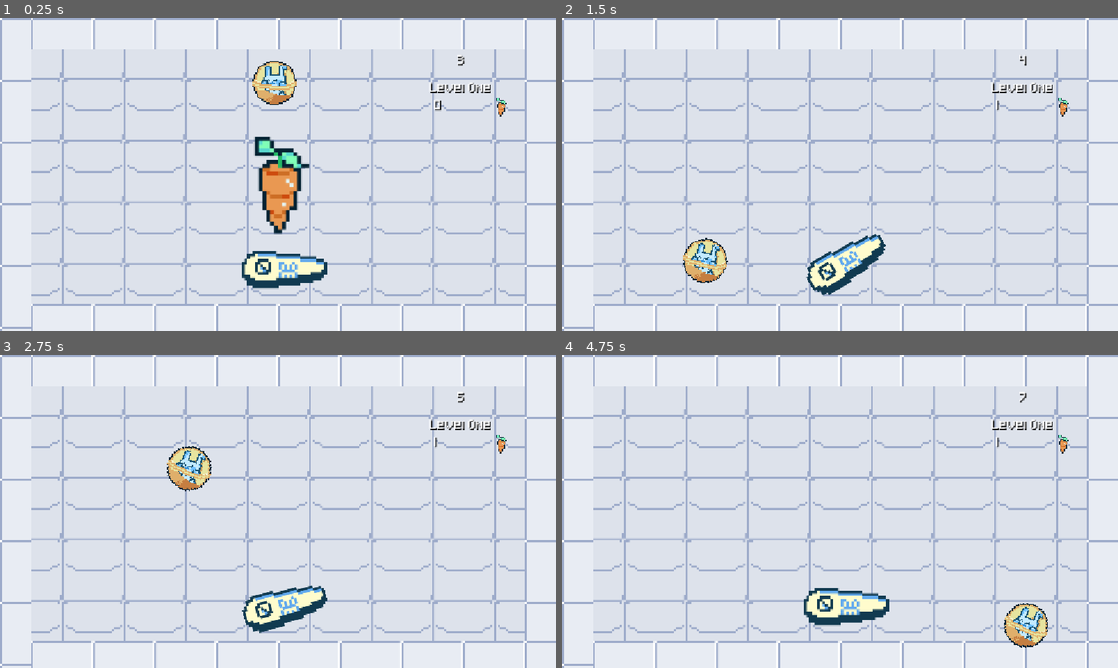
Above: before the commit, frames 1-4 (two rows, left to right).
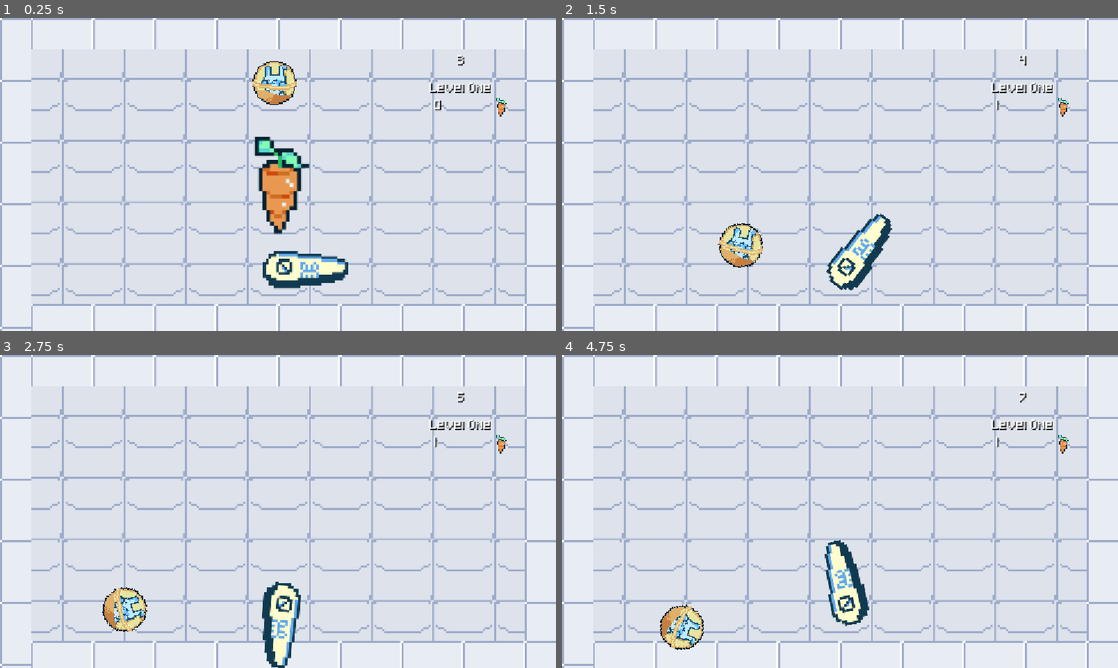
Above: after the commit, the same moments.

Repository: Junoholic/Bounce-Back-Project
Game: Godot game, scene res://main.tscn
Same seed, same stepped clock (60 frames per second), same inputs: the game is played once before the commit and once after it.
Inputs:
- Up to frame 1 (0.25 s): no input
- Up to frame 2 (1.5 s): hold D (move_right) 0.53-1.28 s; hold 1 (paddle 1) 0.53-1.28 s; hold A (move_left) from 1.28 s (still down); tap 1 (paddle 1) at 1.35 s
- Up to frame 3 (2.75 s): release A (move_left) at 2.03 s; hold D (move_right) from 2.03 s (still down); hold 1 (paddle 1) from 2.03 s (still down)
- Up to frame 4 (4.75 s): release 1 (paddle 1) at 2.78 s; tap 1 (paddle 1) at 2.85, 4.35 s; release D (move_right) at 3.53 s; hold 1 (paddle 1) 3.53-4.28 s; hold A (move_left) from 3.53 s (still down)

The runs differ from the first frame. In frame 1, 1.6% of the frame differs, in the area x 43-63%, y 74-87%; in frame 2, 3.3%; in frame 3, 3.8%; in frame 4, 3.9%, in the area x 17-88%, y 59-95%.

Commit message:
paddle

Diff:
--- a/pinbounce/Paddle.gd
+++ b/pinbounce/Paddle.gd
@@ -3,14 +3,14 @@
 var cooldown
 var baseposition
 var rotationMult = 8
-var length = 0.2
-var pivotDistance = -50
+var length = 10.2
+var pivotDistance = 0
 var rot
 
 # Called when the node enters the scene tree for the first time.
 func _ready() -> void:
 	cooldown = 0
-	baseposition = get_parent().position
+	baseposition = position
 	pass # Replace with function body.
 
 
@@ -31,7 +31,7 @@
 			rot = -rotationMult * cooldown
 
 		rotation = rot
+		#get_parent().position = baseposition + Vector2(pivotDistance * (1 - cos(rot)), -pivotDistance * sin(rot))
 		cooldown -= delta
-		get_parent().position = baseposition + Vector2(pivotDistance * (1 - cos(rot)), -pivotDistance * sin(rot))
 		cooldown = max(cooldown, 0)
 	pass
--- a/pinbounce/paddle.tscn
+++ b/pinbounce/paddle.tscn
@@ -7,10 +7,11 @@
 points = PackedVector2Array(16.393442, -3.2786884, -4.9180326, -4.9180326, -13.88, -5.57, -16.79, -0.03, -14.055, 7.31, 6.557377, 6.557377, 16.393442, 3.2786884)
 
 [node name="PaddleParent" type="AnimatableBody2D" unique_id=647843333]
+script = ExtResource("2_r112f")
 
 [node name="Paddle" type="AnimatableBody2D" parent="." unique_id=992710867]
+position = Vector2(5.3, 0)
 sync_to_physics = false
-script = ExtResource("2_r112f")
 
 [node name="CollisionShape2D" type="CollisionShape2D" parent="Paddle" unique_id=496678308]
 scale = Vector2(0.61, 0.61)
